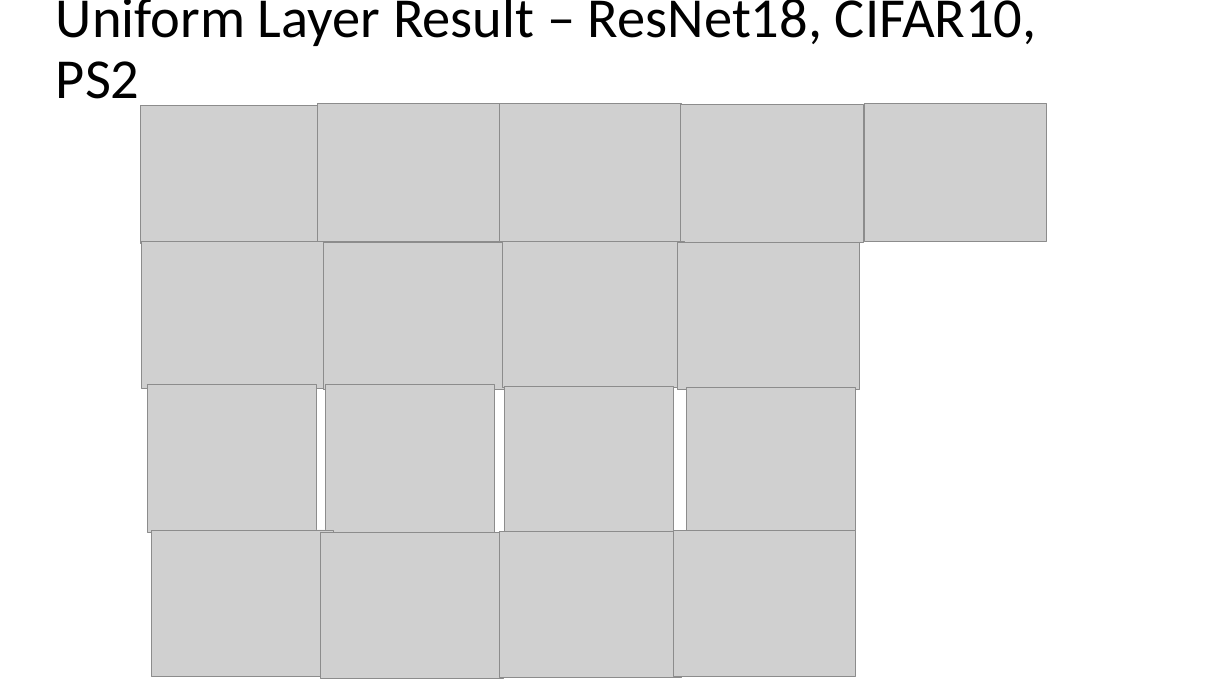
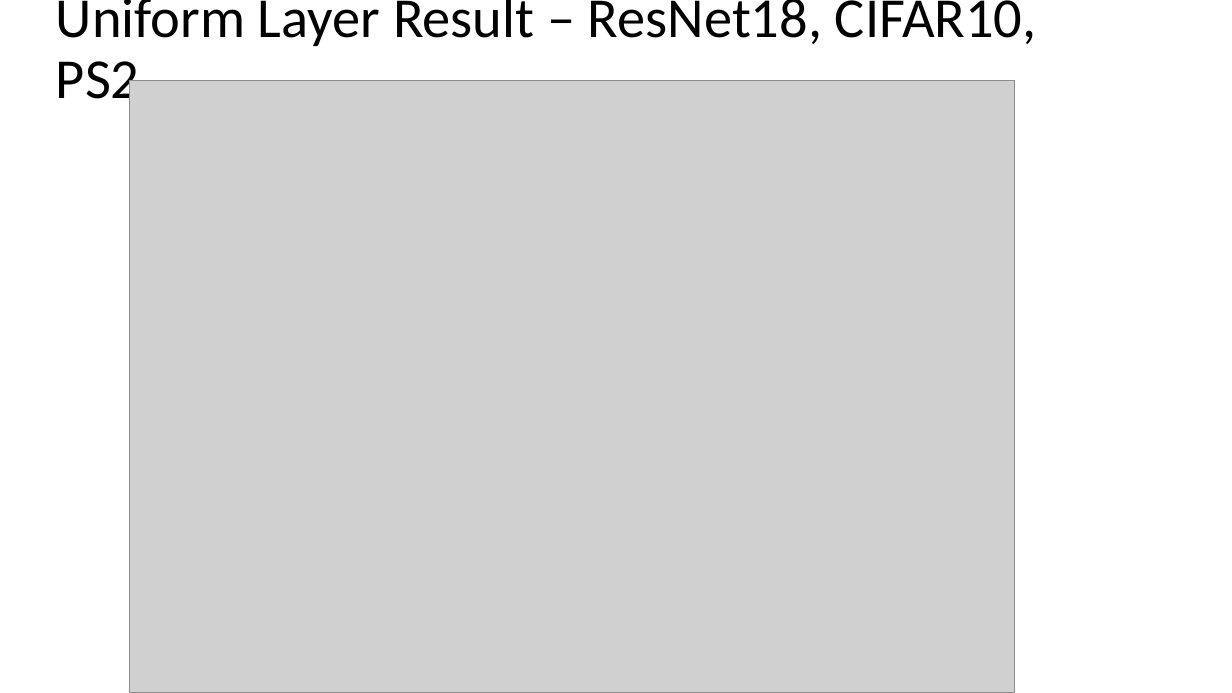
Before and after one commit to Mano-Man/Proj2, a slide deck: slide 5 of doc/Presentations/Results_Masks.pptx. Drawn at 1232x693 pixels with LibreOffice and Linux fonts; fonts in the diff are those of the drawing; grey boxes stand for pictures. Boxes give left, top, right and bottom in pixels: in the first picture for what was removed or moved away, otherwise in the second. Text is boxed around its words. In the diff, an @@ line names an element or a change of style, - is before the commit and + after.

Commit message:
more results, small fix in PQ

```diff
--- a/doc/Presentations/Results_Masks.pptx
+++ b/doc/Presentations/Results_Masks.pptx
@@ picture added at box(129, 80, 1015, 693) @@
@@ group removed at box(140, 104, 1046, 678): 17 pictures @@
```
Also in this commit, not shown: 3 other slides changed, 6 slides added, 8 other files.
